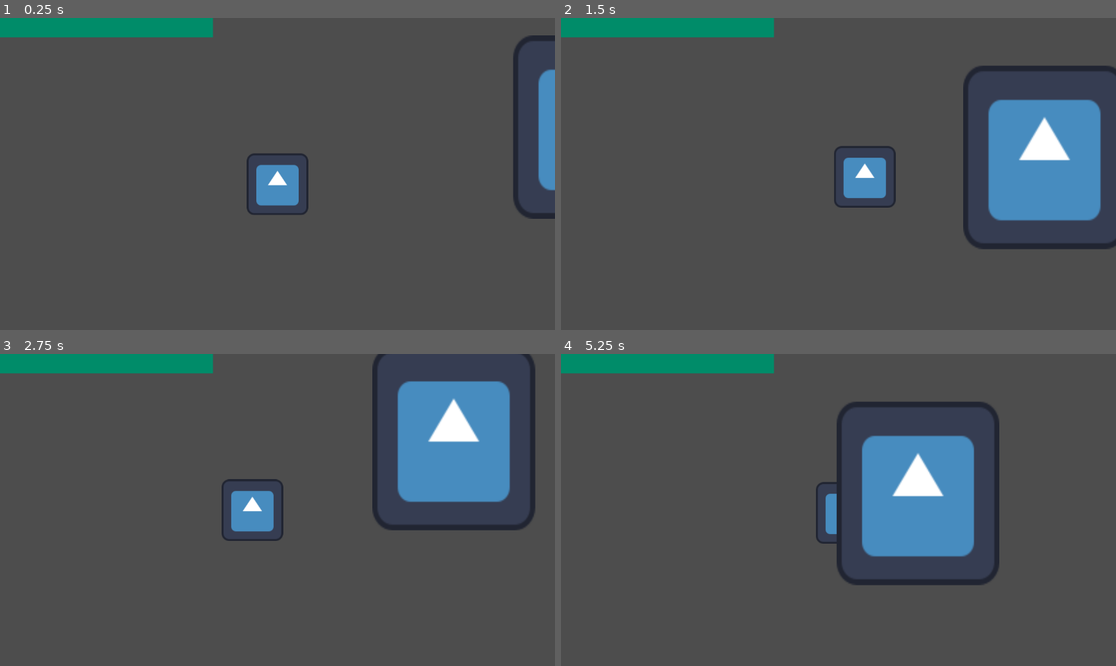
Above: before the commit, frames 1-4 (two rows, left to right).
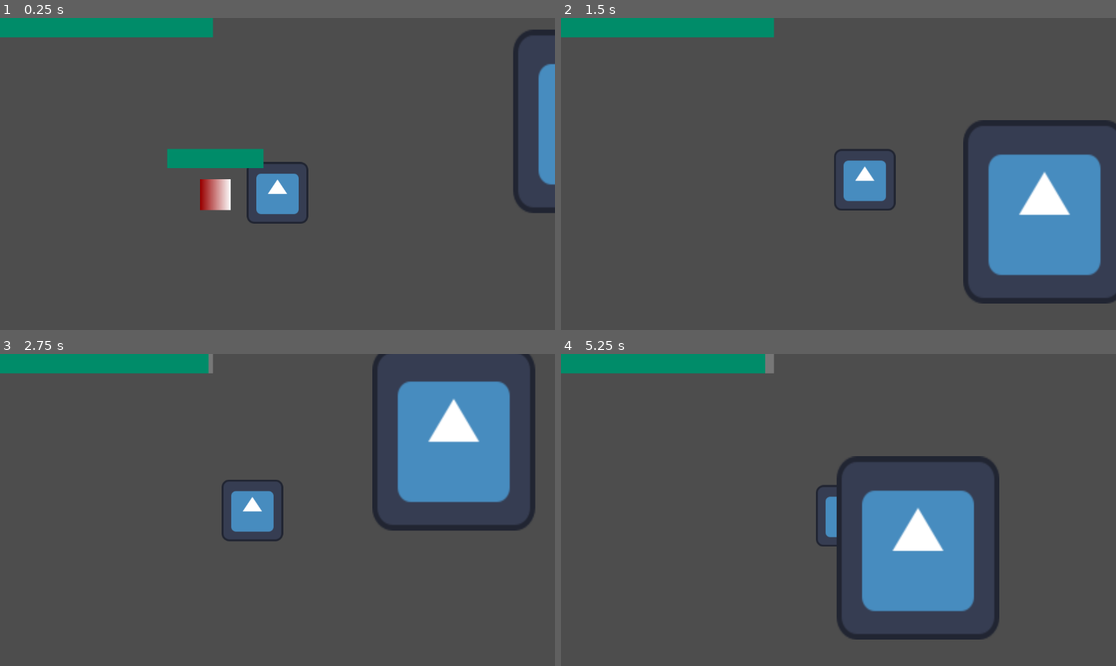
Above: after the commit, the same moments.

Repository: thatsbloo/GameJam
Game: Godot game, scene res://test.tscn
Same seed, same stepped clock (60 frames per second), same inputs: the game is played once before the commit and once after it. The engine's default icon, where the game draws it, is replaced by a stand-in: a white triangle on a blue panel in a dark square.
Inputs (mouse positions are in pixels of both pictures, inside the frame that each line leads up to):
- Up to frame 1 (0.25 s): no input
- Up to frame 2 (1.5 s): move the mouse to (960, 158) at 0.52 s; hold D (move_right) from 0.53 s (still down); click (960, 158) at 0.6 s; tap Space (jump) at 0.77 s; move the mouse to (727, 189) at 1.27 s; tap Q (toggle_powers) at 1.35 s
- Up to frame 3 (2.75 s): tap Space (jump) at 1.52 s; click (166, 525) at 1.55 s; move the mouse to (333, 441) at 2.02 s; release D (move_right) at 2.03 s; hold A (move_left) from 2.03 s (still down); click (333, 441) at 2.1 s
- Up to frame 4 (5.25 s): move the mouse to (810, 572) at 2.77 s; release A (move_left) at 2.78 s; hold D (move_right) 2.78-4.28 s; click (810, 572) at 2.85 s; tap Space (jump) at 3.02, 3.77, 4.52 s; move the mouse to (1005, 556) at 3.52 s; tap Q (toggle_powers) at 3.6 s; click (1005, 556) at 3.8 s; move the mouse to (672, 463) at 4.27 s; hold A (move_left) 4.28-5.03 s; click (672, 463) at 4.35 s; move the mouse to (866, 510) at 5.02 s; hold D (move_right) from 5.03 s (still down); click (866, 510) at 5.1 s

The runs differ from the first frame. In frame 1, 3.0% of the frame differs, in the area x 30-100%, y 3-66%; in frame 2, 10%; in frame 3, 0.1%; in frame 4, 10%, in the area x 36-79%, y 0-92%.
Error before the commit: Invalid access to property or key 'size' on a base object of type 'null instance'. (res://player_ui.gd:21)

Commit message:
Basic enemy, player attacking WIP

Diff:
--- /dev/null
+++ b/enemy.gd
@@ -0,0 +1,35 @@
+extends CharacterBody2D
+class_name Enemy
+
+@export var speed: float = 150.0
+@export var maxhealth: float = 20.0
+var currhealth: float = maxhealth
+
+var direction := -1  # -1 = left, 1 = right
+const GRAV = 2000.0
+
+func _physics_process(delta: float) -> void:
+	if not is_on_floor():
+		velocity.y += GRAV * delta
+
+	velocity.x = direction * speed
+	move_and_slide()
+
+	# Check if we hit something on the left or right
+	for i in get_slide_collision_count():
+		var collision = get_slide_collision(i)
+		var normal = collision.get_normal()
+
+		# If we hit a wall (left or right)
+		if normal.x != 0:
+			direction *= -1
+			break
+
+func take_damage(damage: float):
+	currhealth -= damage
+	var percentage = float(currhealth) / maxhealth
+
+	var full_width = $EnemyUI/HealthBG.size.x
+	$EnemyUI/HealthBG/Health.size.x = full_width * percentage
+	if (currhealth <= 0):
+		queue_free()
--- /dev/null
+++ b/enemy.tscn
@@ -0,0 +1,44 @@
+[gd_scene load_steps=5 format=3 uid="uid://bq7l53nvanuwo"]
+
+[ext_resource type="Script" path="res://enemy.gd" id="1_grcrp"]
+
+[sub_resource type="Gradient" id="Gradient_3hj0a"]
+colors = PackedColorArray(0.6, 0, 0, 1, 1, 1, 1, 1)
+
+[sub_resource type="GradientTexture2D" id="GradientTexture2D_i5h42"]
+gradient = SubResource("Gradient_3hj0a")
+
+[sub_resource type="RectangleShape2D" id="RectangleShape2D_am4xo"]
+size = Vector2(64, 64)
+
+[node name="Enemy" type="CharacterBody2D"]
+script = ExtResource("1_grcrp")
+
+[node name="Icon" type="Sprite2D" parent="."]
+texture = SubResource("GradientTexture2D_i5h42")
+
+[node name="CollisionShape2D" type="CollisionShape2D" parent="."]
+shape = SubResource("RectangleShape2D_am4xo")
+
+[node name="EnemyUI" type="Control" parent="."]
+layout_mode = 3
+anchors_preset = 0
+offset_top = -95.0
+offset_bottom = -95.0
+
+[node name="HealthBG" type="ColorRect" parent="EnemyUI"]
+layout_mode = 1
+anchors_preset = 5
+anchor_left = 0.5
+anchor_right = 0.5
+offset_left = -100.0
+offset_right = 100.0
+offset_bottom = 40.0
+grow_horizontal = 2
+color = Color(0.466181, 0.466181, 0.466181, 1)
+
+[node name="Health" type="ColorRect" parent="EnemyUI/HealthBG"]
+layout_mode = 1
+offset_right = 200.0
+offset_bottom = 40.0
+color = Color(0, 0.549879, 0.411566, 1)
--- a/player.gd
+++ b/player.gd
@@ -5,10 +5,13 @@
 var curr_hp: int = max_hp
 
 const SPEED = 300.0
-const JUMP_VELOCITY = -500.0
-const GRAV = 1000.0
+const JUMP_VELOCITY = -1000.0
+const GRAV = 2000.0
 
 var powers_toggled = false
+
+func _ready() -> void:
+	pass
 
 func _physics_process(delta: float) -> void:
 	# Add the gravity.
@@ -37,9 +40,24 @@
 			$PassiveHealthDrain.stop()
 		print(powers_toggled)
 
-
+	if Input.is_action_just_pressed("attack") and is_on_floor():
+		_handle_attack_combo()
 	move_and_slide()
 
 
+func _handle_attack_combo():
+	$AttackHitboxes/Attack1.monitoring = true
+	$AttackHitboxes/Attack1/CollisionShape2D.disabled = false
+
+	await get_tree().create_timer(0.2).timeout
+
+	$AttackHitboxes/Attack1.monitoring = false
+	$AttackHitboxes/Attack1/CollisionShape2D.disabled = true
+
 func _on_passive_health_drain_timeout() -> void:
 	curr_hp = curr_hp - 1
+
+
+func _on_attack_1_body_entered(body: Node2D) -> void:
+	if body is Enemy:
+		body.take_damage(10)
--- a/player.tscn
+++ b/player.tscn
@@ -6,7 +6,20 @@
 [sub_resource type="RectangleShape2D" id="RectangleShape2D_2wfx3"]
 size = Vector2(128, 128)
 
+[sub_resource type="RectangleShape2D" id="RectangleShape2D_yis0t"]
+size = Vector2(138, 124)
+
+[sub_resource type="RectangleShape2D" id="RectangleShape2D_tbn4u"]
+size = Vector2(138, 124)
+
+[sub_resource type="RectangleShape2D" id="RectangleShape2D_a6dbu"]
+size = Vector2(97, 146)
+
+[sub_resource type="RectangleShape2D" id="RectangleShape2D_euq28"]
+size = Vector2(57.002, 96.7631)
+
 [node name="Player" type="CharacterBody2D"]
+collision_mask = 22
 script = ExtResource("1_ujtti")
 
 [node name="Icon" type="Sprite2D" parent="."]
@@ -18,8 +31,69 @@
 [node name="Camera2D" type="Camera2D" parent="."]
 position_smoothing_enabled = true
 
+[node name="AttackHitboxes" type="Node2D" parent="."]
+
+[node name="Attack1" type="Area2D" parent="AttackHitboxes"]
+collision_layer = 8
+collision_mask = 2
+monitoring = false
+monitorable = false
+
+[node name="CollisionShape2D" type="CollisionShape2D" parent="AttackHitboxes/Attack1"]
+position = Vector2(134, 0)
+shape = SubResource("RectangleShape2D_yis0t")
+disabled = true
+
+[node name="Attack2" type="Area2D" parent="AttackHitboxes"]
+collision_layer = 8
+collision_mask = 2
+monitoring = false
+monitorable = false
+
+[node name="CollisionShape2D" type="CollisionShape2D" parent="AttackHitboxes/Attack2"]
+position = Vector2(134, 0)
+shape = SubResource("RectangleShape2D_tbn4u")
+disabled = true
+
+[node name="Attack3" type="Area2D" parent="AttackHitboxes"]
+collision_layer = 8
+collision_mask = 2
+monitoring = false
+monitorable = false
+
+[node name="CollisionShape2D" type="CollisionShape2D" parent="AttackHitboxes/Attack3"]
+position = Vector2(12.5, -138)
+shape = SubResource("RectangleShape2D_a6dbu")
+disabled = true
+
+[node name="CollisionShape2D4" type="CollisionShape2D" parent="AttackHitboxes/Attack3"]
+position = Vector2(75, -158)
+rotation = 0.392699
+shape = SubResource("RectangleShape2D_euq28")
+disabled = true
+
+[node name="CollisionShape2D2" type="CollisionShape2D" parent="AttackHitboxes/Attack3"]
+position = Vector2(114, -115)
+rotation = 0.785398
+scale = Vector2(1, 1)
+shape = SubResource("RectangleShape2D_a6dbu")
+disabled = true
+
+[node name="CollisionShape2D5" type="CollisionShape2D" parent="AttackHitboxes/Attack3"]
+position = Vector2(162, -66)
+rotation = 1.1781
+shape = SubResource("RectangleShape2D_euq28")
+disabled = true
+
+[node name="CollisionShape2D3" type="CollisionShape2D" parent="AttackHitboxes/Attack3"]
+position = Vector2(138, 1)
+rotation = 1.5708
+shape = SubResource("RectangleShape2D_a6dbu")
+disabled = true
+
 [node name="PassiveHealthDrain" type="Timer" parent="."]
 process_callback = 0
 wait_time = 0.5
 
+[connection signal="body_entered" from="AttackHitboxes/Attack1" to="." method="_on_attack_1_body_entered"]
 [connection signal="timeout" from="PassiveHealthDrain" to="." method="_on_passive_health_drain_timeout"]
--- a/player_ui.gd
+++ b/player_ui.gd
@@ -7,7 +7,6 @@
 func _ready() -> void:
 	maxhealth = player.max_hp
 	currhealth = player.curr_hp
-	pass # Replace with function body.
 
 
 # Called every frame. 'delta' is the elapsed time since the previous frame.
@@ -18,6 +17,5 @@
 	currhealth = player.curr_hp
 	var percentage = float(currhealth) / maxhealth
 
-	var full_width = $Control/ColorRect.size.x
-	$Control/ColorRect/ColorRect.size.x = full_width * percentage
-	pass
+	var full_width = $Control/HealthBG.size.x
+	$Control/HealthBG/Health.size.x = full_width * percentage
--- a/player_ui.tscn
+++ b/player_ui.tscn
@@ -1,42 +1,6 @@
-[gd_scene load_steps=5 format=3 uid="uid://di6r6sgesccqh"]
+[gd_scene load_steps=2 format=3 uid="uid://di6r6sgesccqh"]
 
 [ext_resource type="Script" path="res://player_ui.gd" id="1_chj88"]
-
-[sub_resource type="Animation" id="Animation_mexyd"]
-resource_name = "drain_hp"
-tracks/0/type = "value"
-tracks/0/imported = false
-tracks/0/enabled = true
-tracks/0/path = NodePath("Health:size")
-tracks/0/interp = 1
-tracks/0/loop_wrap = true
-tracks/0/keys = {
-"times": PackedFloat32Array(0),
-"transitions": PackedFloat32Array(1),
-"update": 0,
-"values": [Vector2(442, 40)]
-}
-
-[sub_resource type="Animation" id="Animation_hq6tb"]
-length = 0.001
-tracks/0/type = "value"
-tracks/0/imported = false
-tracks/0/enabled = true
-tracks/0/path = NodePath("Health:size")
-tracks/0/interp = 1
-tracks/0/loop_wrap = true
-tracks/0/keys = {
-"times": PackedFloat32Array(0),
-"transitions": PackedFloat32Array(1),
-"update": 0,
-"values": [Vector2(442, 40)]
-}
-
-[sub_resource type="AnimationLibrary" id="AnimationLibrary_lfudb"]
-_data = {
-"RESET": SubResource("Animation_hq6tb"),
-"drain_hp": SubResource("Animation_mexyd")
-}
 
 [node name="PlayerUI" type="CanvasLayer"]
 script = ExtResource("1_chj88")
@@ -50,16 +14,13 @@
 grow_vertical = 2
 
 [node name="HealthBG" type="ColorRect" parent="Control"]
+layout_mode = 0
 offset_right = 442.0
 offset_bottom = 40.0
 color = Color(0.466181, 0.466181, 0.466181, 1)
 
 [node name="Health" type="ColorRect" parent="Control/HealthBG"]
+layout_mode = 0
 offset_right = 442.0
 offset_bottom = 40.0
 color = Color(0, 0.549879, 0.411566, 1)
-
-[node name="AnimationPlayer" type="AnimationPlayer" parent="Control/HealthBG"]
-libraries = {
-"": SubResource("AnimationLibrary_lfudb")
-}
--- a/project.godot
+++ b/project.godot
@@ -37,3 +37,13 @@
 "events": [Object(InputEventKey,"resource_local_to_scene":false,"resource_name":"","device":-1,"window_id":0,"alt_press …(192 unchanged characters)…
 ]
 }
+attack={
+"deadzone": 0.5,
+"events": [Object(InputEventMouseButton,"resource_local_to_scene":false,"resource_name":"","device":-1,"window_id":0,"alt_pressed":false,"shift_pressed":false,"ctrl_pressed":false,"meta_pressed":false,"button_mask":1,"position":Vector2(363, 16),"global_position":Vector2(375, 73),"factor":1.0,"button_index":1,"canceled":false,"pressed":true,"double_click":false,"script":null)
+]
+}
+ability1={
+"deadzone": 0.5,
+"events": [Object(InputEventKey,"resource_local_to_scene":false,"resource_name":"","device":-1,"window_id":0,"alt_pressed":false,"shift_pressed":false,"ctrl_pressed":false,"meta_pressed":false,"pressed":false,"keycode":0,"physical_keycode":69,"key_label":0,"unicode":101,"location":0,"echo":false,"script":null)
+]
+}
--- a/test.tscn
+++ b/test.tscn
@@ -1,8 +1,9 @@
-[gd_scene load_steps=5 format=3 uid="uid://8dn8usubge5g"]
+[gd_scene load_steps=6 format=3 uid="uid://8dn8usubge5g"]
 
 [ext_resource type="PackedScene" uid="uid://c1a2rcuwsaa3h" path="res://player.tscn" id="1_nygg5"]
 [ext_resource type="PackedScene" uid="uid://di6r6sgesccqh" path="res://player_ui.tscn" id="2_ib3lb"]
 [ext_resource type="Texture2D" uid="uid://c08o6rqh1e22f" path="res://icon.svg" id="2_qy7rt"]
+[ext_resource type="PackedScene" uid="uid://bq7l53nvanuwo" path="res://enemy.tscn" id="4_wgd8h"]
 
 [sub_resource type="WorldBoundaryShape2D" id="WorldBoundaryShape2D_25cll"]
 distance = -13.0
@@ -14,6 +15,7 @@
 
 [node name="StaticBody2D" type="StaticBody2D" parent="."]
 position = Vector2(185, 114)
+collision_layer = 4
 
 [node name="CollisionShape2D" type="CollisionShape2D" parent="StaticBody2D"]
 shape = SubResource("WorldBoundaryShape2D_25cll")
@@ -24,3 +26,5 @@
 position = Vector2(658, -85.5)
 scale = Vector2(2.64063, 2.97656)
 texture = ExtResource("2_qy7rt")
+
+[node name="Enemy" parent="." instance=ExtResource("4_wgd8h")]
Not shown: 1 places in player.tscn that only renumber resources
